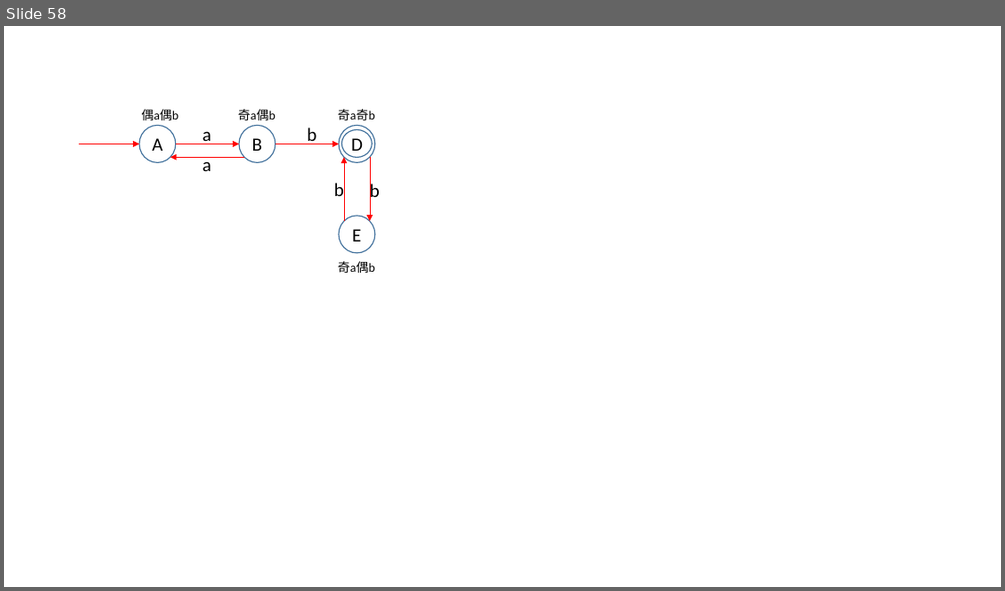
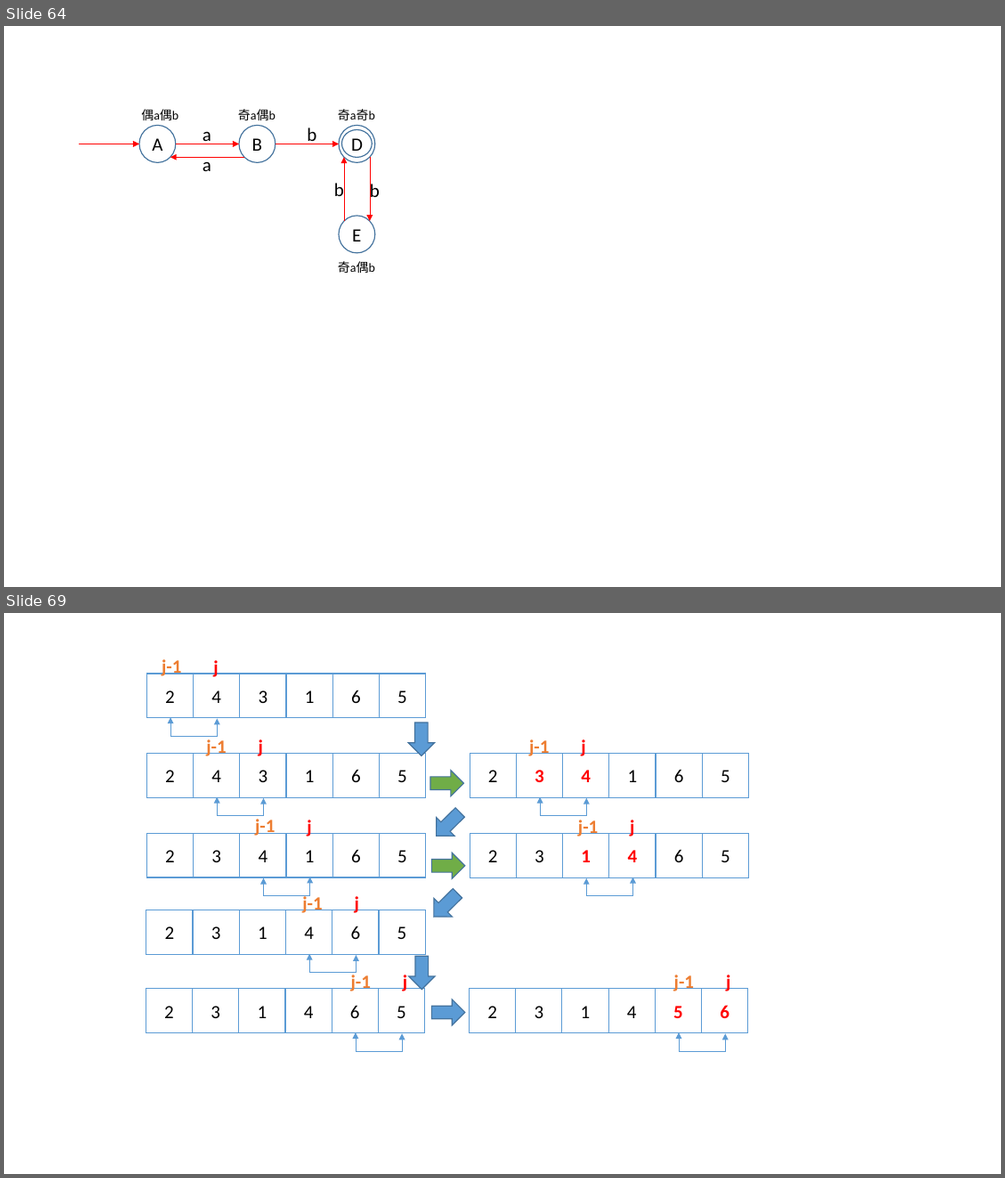
Before and after one commit to Waynefn/cpp_ds_algo, a slide deck: ppt.pptx. Shown one above the other, each under a label of ours: slide 58 before the commit, slides 64 and 69 after it; the slides between them are not shown. The pictures are 1005x591 and 1005x1178 pixels, drawn with LibreOffice and Linux fonts; fonts in the diff are those of the drawing. Boxes give left, top, right and bottom in pixels: in the first picture for what was removed or moved away, otherwise in the second. Text is boxed around its words. In the diff, an @@ line names an element or a change of style, - is before the commit and + after.

```diff
--- a/ppt.pptx
+++ b/ppt.pptx
@@ slide 69 added at box(4, 613, 1001, 1174), background #FFFFFF @@
@@ text added at box(162, 659, 181, 676), 18 pt, text #ED7D31, bold @@
+j-1
@@ text added at box(213, 657, 218, 679), 18 pt, text #FF0000, bold @@
+j
@@ group added at box(146, 674, 426, 718): 6 rectangles @@
+2
+4
+3
+1
+6
+5
@@ elbow double arrow added from (170, 718) to (217, 718), #5B9BD5 0.5 pt @@
@@ group added at box(146, 739, 426, 816): 6 rectangles, 2 texts, 1 elbow double arrow @@
+2
+4
+3
+1
+6
+5
+j
+j-1
@@ down arrow added at box(409, 722, 435, 755), fill #5B9BD5, outline #43739E 1 pt @@
@@ group added at box(469, 737, 749, 816): 6 rectangles, 2 texts, 1 elbow double arrow @@
+2
+3
+4
+1
+6
+5
+j
+j-1
@@ down arrow added at box(430, 770, 464, 796), fill #70AD47, outline #43739E 1 pt @@
@@ group added at box(146, 817, 426, 896): 6 rectangles, 2 texts, 1 elbow double arrow @@
+2
+3
+4
+1
+6
+5
+j
+j-1
@@ down arrow added at box(428, 803, 469, 845), fill #5B9BD5, outline #43739E 1 pt @@
@@ group added at box(469, 817, 749, 896): 6 rectangles, 2 texts, 1 elbow double arrow @@
+2
+3
+1
+4
+6
+5
+j
+j-1
@@ down arrow added at box(432, 853, 465, 879), fill #70AD47, outline #43739E 1 pt @@
@@ group added at box(146, 893, 425, 973): 6 rectangles, 2 texts, 1 elbow double arrow @@
+2
+3
+1
+4
+6
+5
+j
+j-1
@@ down arrow added at box(424, 884, 467, 926), fill #5B9BD5, outline #43739E 1 pt @@
@@ down arrow added at box(409, 957, 435, 989), fill #5B9BD5, outline #43739E 1 pt @@
@@ group added at box(146, 974, 424, 1051): 6 rectangles, 2 texts, 1 elbow double arrow @@
+2
+3
+1
+4
+6
+5
+j
+j-1
@@ group added at box(469, 973, 748, 1051): 6 rectangles, 2 texts, 1 elbow double arrow @@
+2
+3
+1
+4
+5
+6
+j
+j-1
@@ down arrow added at box(432, 999, 465, 1026), fill #5B9BD5, outline #43739E 1 pt @@
@@ what was slide 58 is now slide 64 @@
```
Also in this commit, not shown: 5 slides changed, 27 other slides added, 11 other files.
